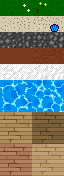
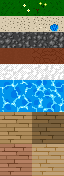
The second w=64, h=176 image is a revision of the first. Changes to its layers:
painted on "Hintergrund" over box(50, 24, 59, 32)
